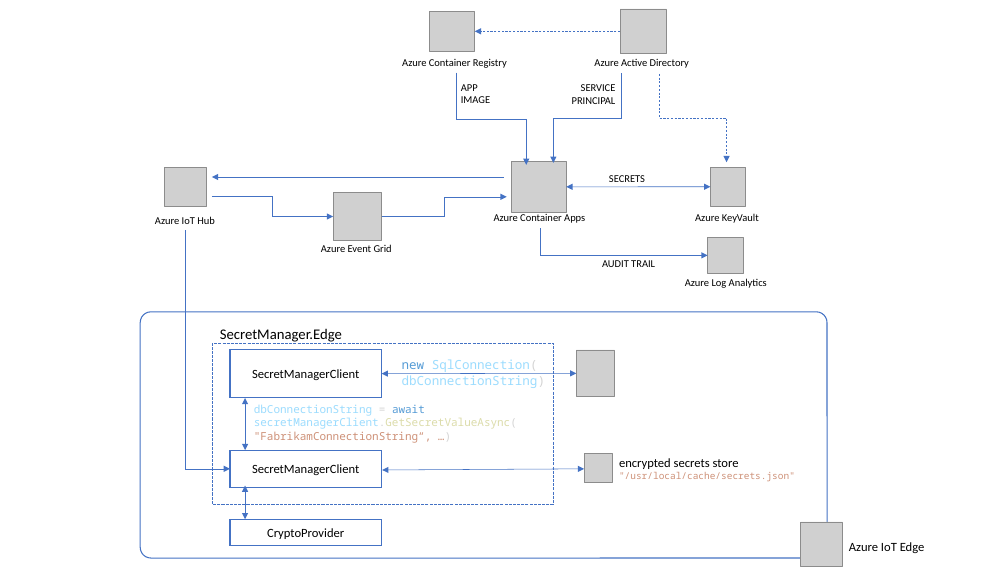
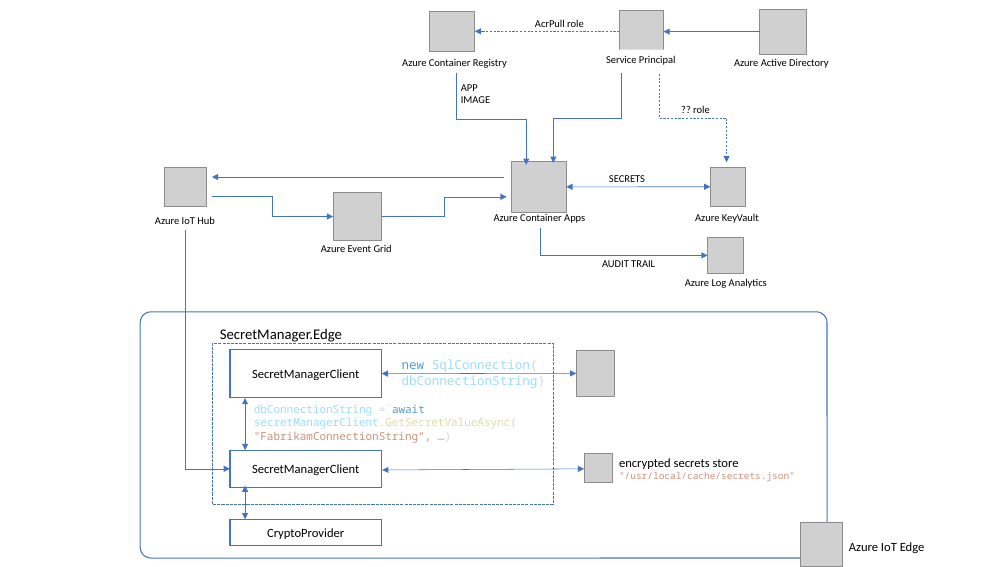
Before and after one commit to vslepakov/edge-secrets, a slide deck: slide 4 of docs/drawings.pptx. Drawn at 1008x567 pixels with LibreOffice and Linux fonts; fonts in the diff are those of the drawing; grey boxes stand for pictures. Boxes give left, top, right and bottom in pixels: in the first picture for what was removed or moved away, otherwise in the second. Text is boxed around its words. In the diff, an @@ line names an element or a change of style, - is before the commit and + after.

```diff
--- a/docs/drawings.pptx
+++ b/docs/drawings.pptx
@@ text added at [535,19,584,27], 10 pt, text #000000 @@
+AcrPull role
@@ picture added at [619,10,663,53] @@
@@ picture: place and size @@
-picture at [620,9,666,54]
+picture at [760,9,806,54]
@@ text at [606,55,676,65]: text changed @@
-SERVICE PRINCIPAL
+Service Principal
@@ elbow arrow added from (760, 32) to (663, 32), #4472C4 0.5 pt @@
@@ text "Azure Active Directory": place and size @@
-text "Azure Active Directory" at [594,59,689,68]
+text "Azure Active Directory" at [734,59,828,68]
@@ text added at [693,105,710,113], 10 pt, text #000000 @@
+?? role
```
Also in this commit, not shown: 1 other file.
